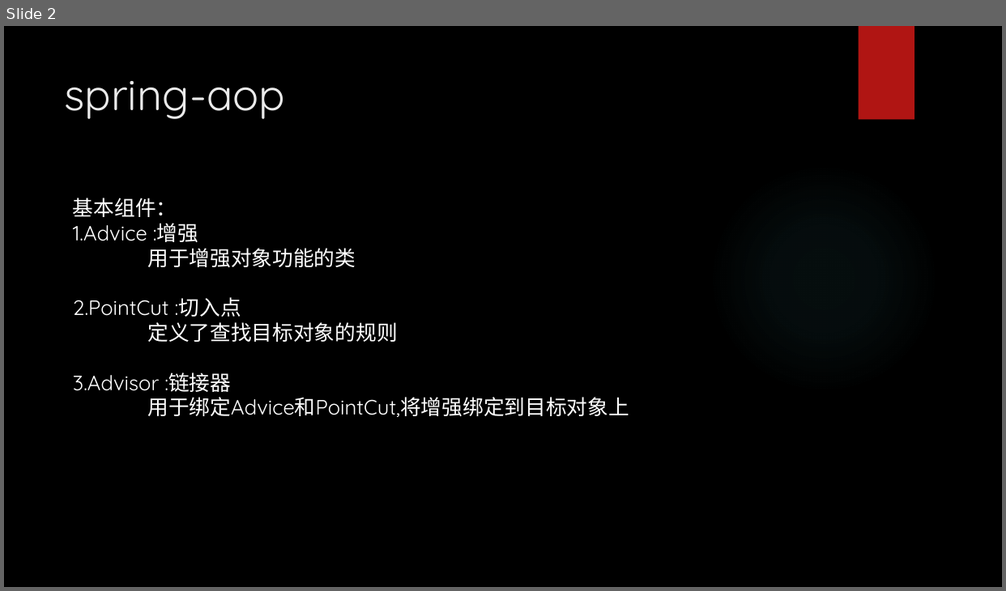
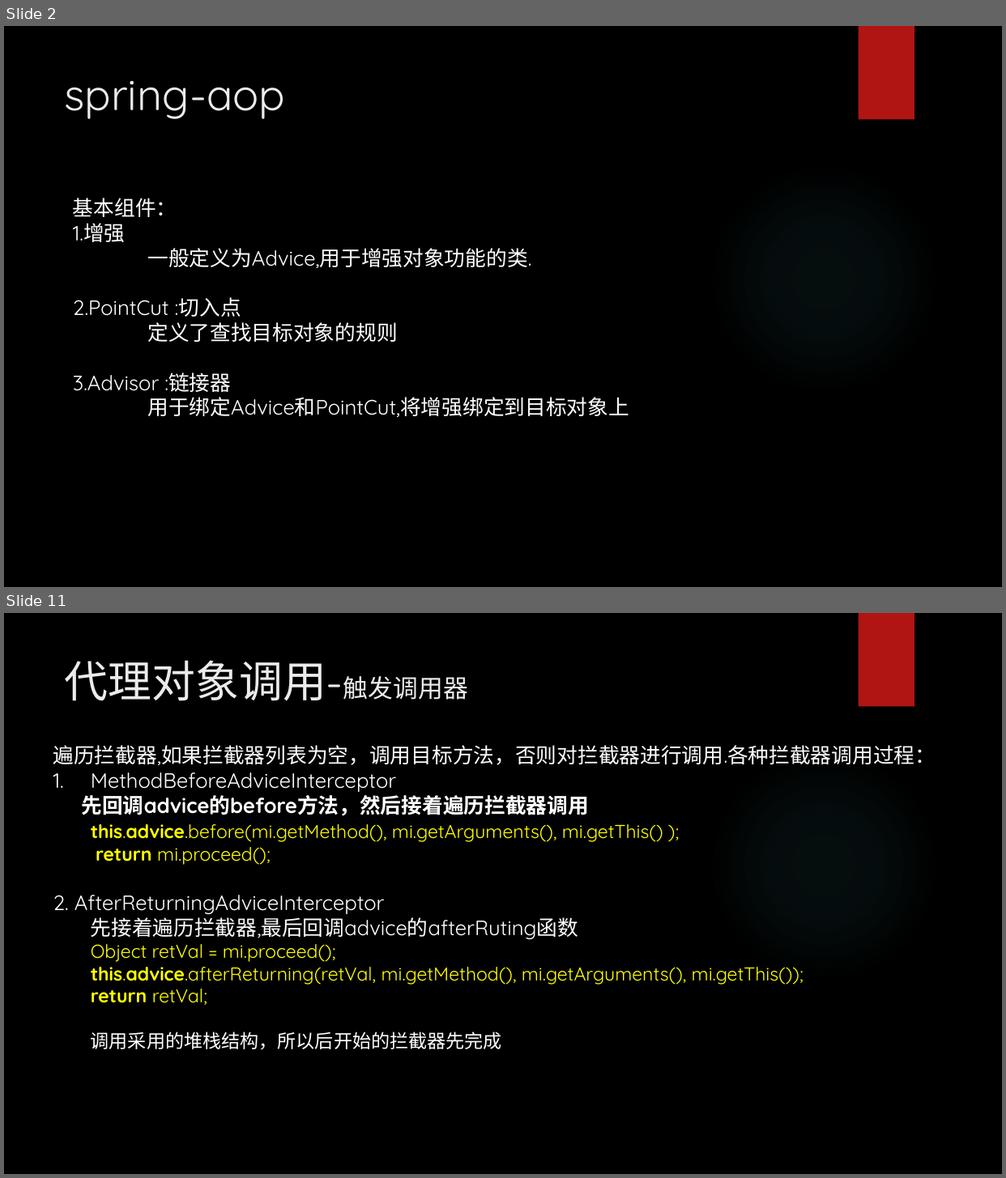
Before and after one commit to liuniudun/doc, a slide deck: Spring-aop.pptx. Shown one above the other, each under a label of ours: slide 2 before the commit, slides 2 and 11 after it; the slides between them are not shown. The pictures are 1006x591 and 1006x1178 pixels, drawn with LibreOffice and Linux fonts; fonts in the diff are those of the drawing; background and template pictures are left out. Boxes give left, top, right and bottom in pixels: in the first picture for what was removed or moved away, otherwise in the second. Text is boxed around its words. In the diff, an @@ line names an element or a change of style, - is before the commit and + after.

```diff
--- a/Spring-aop.pptx
+++ b/Spring-aop.pptx
@@ slide 11 added at (4,613,1002,1174), background picture (left out); not listed: 2 template elements that a slide beside it also shows @@
@@ title added at (65,660,468,701), 42 pt, text #EBEBEB @@
+代理对象调用-触发调用器
@@ text added at (53,745,936,1050), 18 pt, text #FFFF00 @@
+遍历拦截器,如果拦截器列表为空，调用目标方法，否则对拦截器进行调用.各种拦截器调用过程：
+1. MethodBeforeAdviceInterceptor
+先回调advice的before方法，然后接着遍历拦截器调用
+this.advice.before(mi.getMethod(), mi.getArguments(), mi.getThis() );
+return mi.proceed();
+2. AfterReturningAdviceInterceptor
+先接着遍历拦截器,最后回调advice的afterRuting函数
+Object retVal = mi.proceed();
+this.advice.afterReturning(retVal, mi.getMethod(), mi.getArguments(), mi.getThis());
+return retVal;
+调用采用的堆栈结构，所以后开始的拦截器先完成
@@ slide 2 changed as well @@
@@ text at (73,223,531,268): text changed @@
-1.Advice :增强
-用于增强对象功能的类
+1.增强
+一般定义为Advice,用于增强对象功能的类.
```
Also in this commit, not shown: 1 other slide changed, 9 other slides added, 1 other file.
